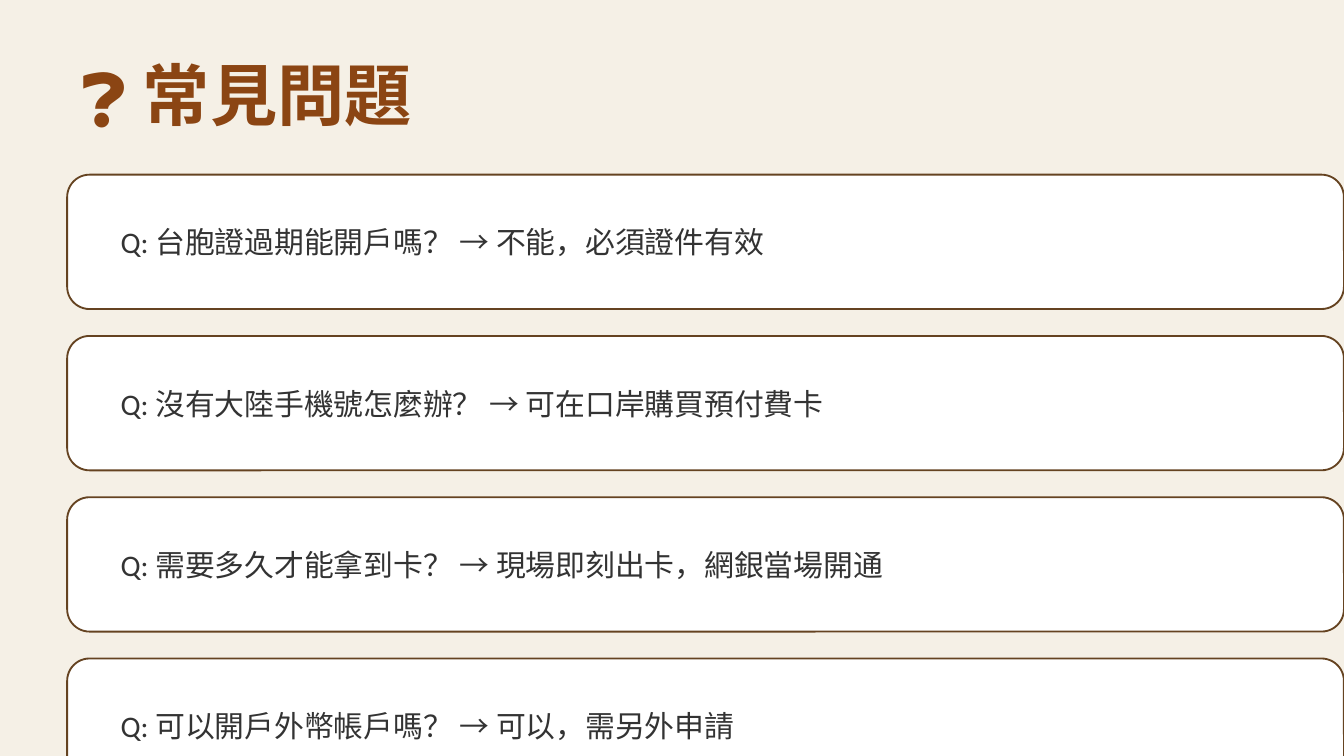
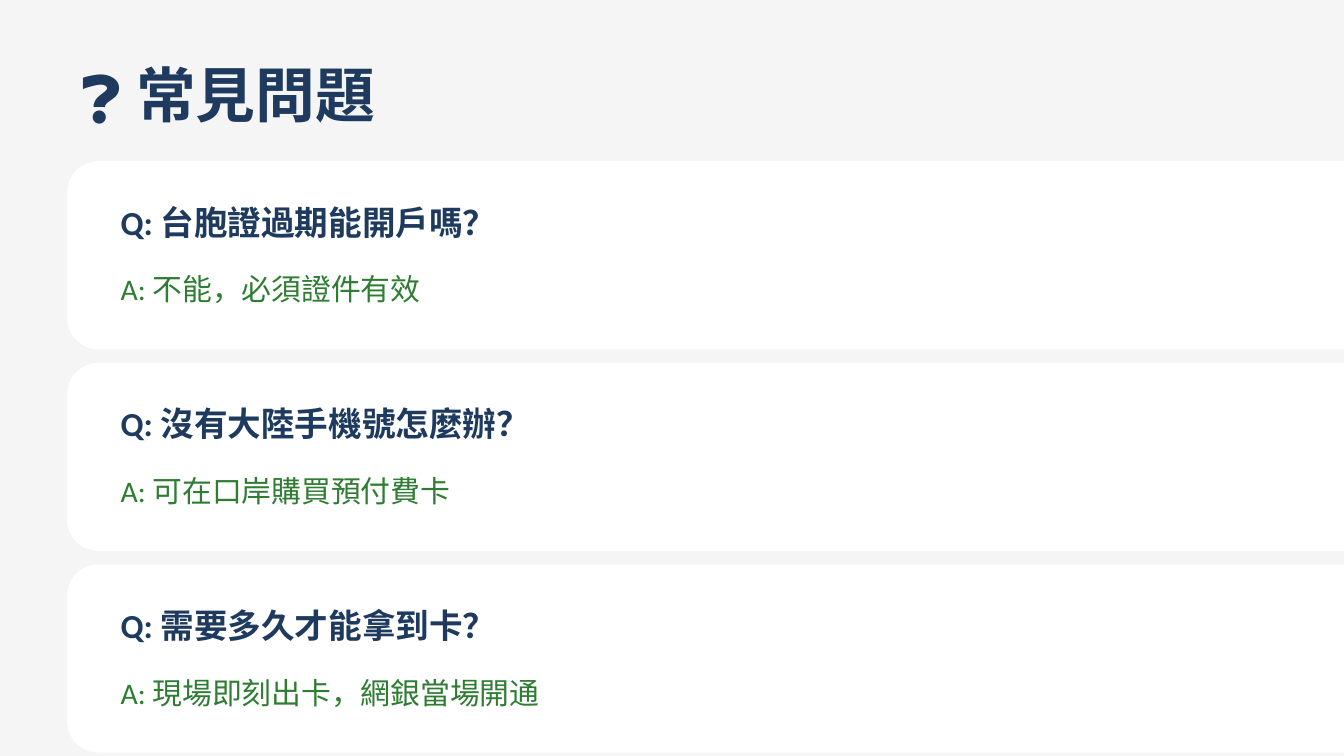
Before and after one commit to terryyehai/hongloumeng-reader, a slide deck: slide 6 of bank-account-guide.pptx. Drawn at 1344x756 pixels with LibreOffice and Linux fonts; fonts in the diff are those of the drawing. Boxes give left, top, right and bottom in pixels: in the first picture for what was removed or moved away, otherwise in the second. Text is boxed around its words. In the diff, an @@ line names an element or a change of style, - is before the commit and + after.

```diff
--- a/bank-account-guide.pptx
+++ b/bank-account-guide.pptx
@@ background #F5F0E6 to #F5F5F5 @@
@@ text "❓ 常見問題" at [136, 66, 375, 123]: size 36 to 32 pt, text colour #8B4513 to #1E3A5F @@
@@ rounded rectangle: place and size @@
-rounded rectangle at [67, 175, 1344, 309]
+rounded rectangle at [67, 161, 1344, 349]
@@ rounded rectangle at [67, 161, 1344, 349]: outline #654321 1 pt to none @@
@@ text at [121, 206, 497, 240]: text changed; size 16 to 18 pt; text colour #333333 to #1E3A5F; bold on @@
-Q: 台胞證過期能開戶嗎？ → 不能，必須證件有效
+Q: 台胞證過期能開戶嗎？
@@ text added at [121, 275, 421, 303], 16 pt, text #2E7D32 @@
+A: 不能，必須證件有效
@@ rounded rectangle removed at [67, 336, 1344, 470] @@
@@ rounded rectangle added at [67, 363, 1344, 551], fill #FFFFFF @@
@@ text at [121, 407, 531, 441]: text changed; size 16 to 18 pt; text colour #333333 to #1E3A5F; bold on @@
-Q: 沒有大陸手機號怎麼辦？ → 可在口岸購買預付費卡
+Q: 沒有大陸手機號怎麼辦？
@@ text added at [121, 477, 451, 505], 16 pt, text #2E7D32 @@
+A: 可在口岸購買預付費卡
@@ rounded rectangle removed at [67, 497, 1344, 632] @@
@@ rounded rectangle at [67, 564, 1344, 753]: outline #654321 1 pt to none @@
@@ rounded rectangle: place and size @@
-rounded rectangle at [67, 659, 1344, 756]
+rounded rectangle at [67, 564, 1344, 753]
@@ text at [121, 609, 497, 643]: text changed; size 16 to 18 pt; text colour #333333 to #1E3A5F; bold on @@
-Q: 需要多久才能拿到卡？ → 現場即刻出卡，網銀當場開通
+Q: 需要多久才能拿到卡？
@@ text added at [121, 679, 540, 707], 16 pt, text #2E7D32 @@
+A: 現場即刻出卡，網銀當場開通
@@ text removed at [121, 712, 734, 741] @@
-Q: 可以開戶外幣帳戶嗎？ → 可以，需另外申請
```
Also in this commit, not shown: 6 other slides changed.
